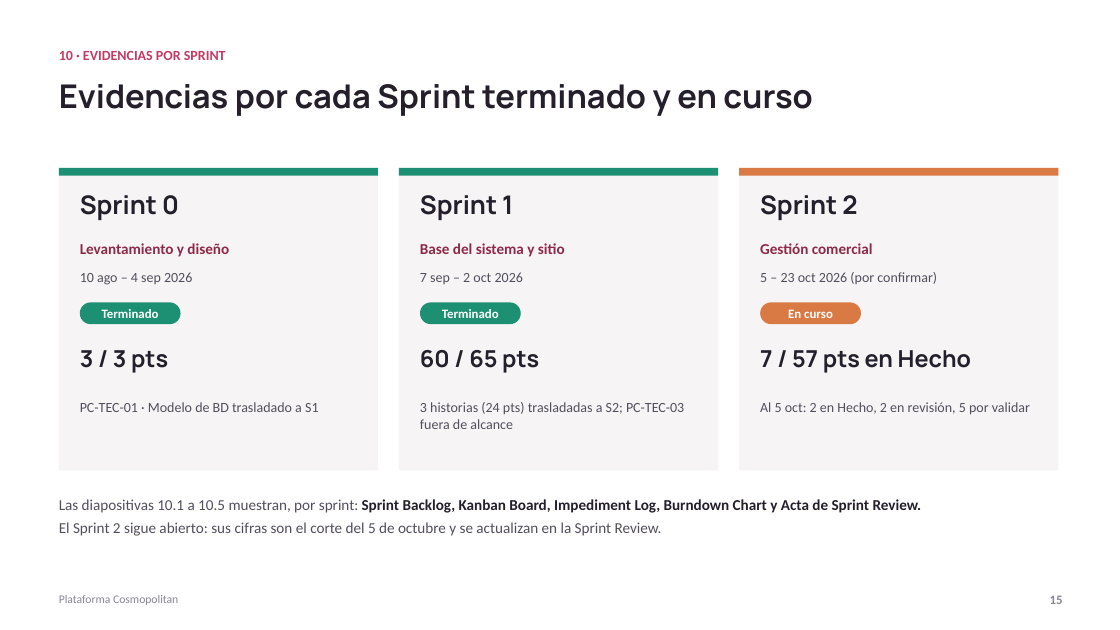
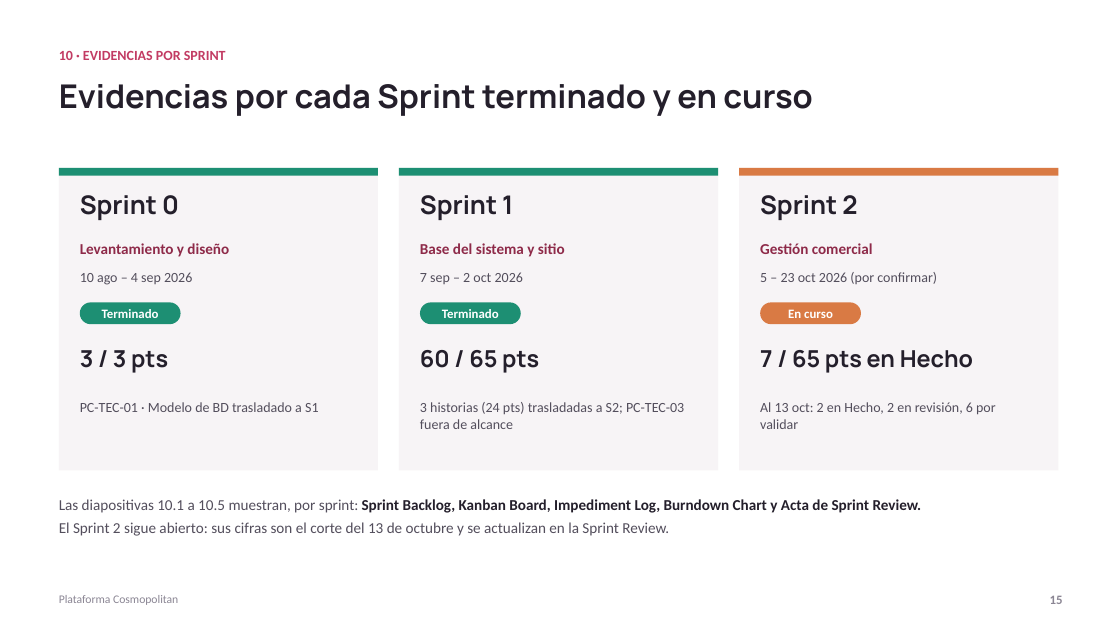
Before and after one commit to ChristianCuadra/capstone, a slide deck: slide 15 of Fase 2/Presentacion-Cosmopolitan.pptx. Drawn at 1120x630 pixels with LibreOffice and Linux fonts; fonts in the diff are those of the drawing. Boxes give left, top, right and bottom in pixels: in the first picture for what was removed or moved away, otherwise in the second. Text is boxed around its words. In the diff, an @@ line names an element or a change of style, - is before the commit and + after.

```diff
--- a/Fase 2/Presentacion-Cosmopolitan.pptx
+++ b/Fase 2/Presentacion-Cosmopolitan.pptx
@@ text at (760,350,973,373): text changed @@
-7 / 57 pts en Hecho
+7 / 65 pts en Hecho
@@ text at (760,402,996,429): text changed @@
-Al 5 oct: 2 en Hecho, 2 en revisión, 5 por validar
+Al 13 oct: 2 en Hecho, 2 en revisión, 6 por validar
@@ text at (59,522,669,536): text changed @@
-El Sprint 2 sigue abierto: sus cifras son el corte del 5 de octubre y se actualizan en la Sprint Review.
+El Sprint 2 sigue abierto: sus cifras son el corte del 13 de octubre y se actualizan en la Sprint Review.
```
Also in this commit, not shown: 7 other slides changed, 2 other files.
